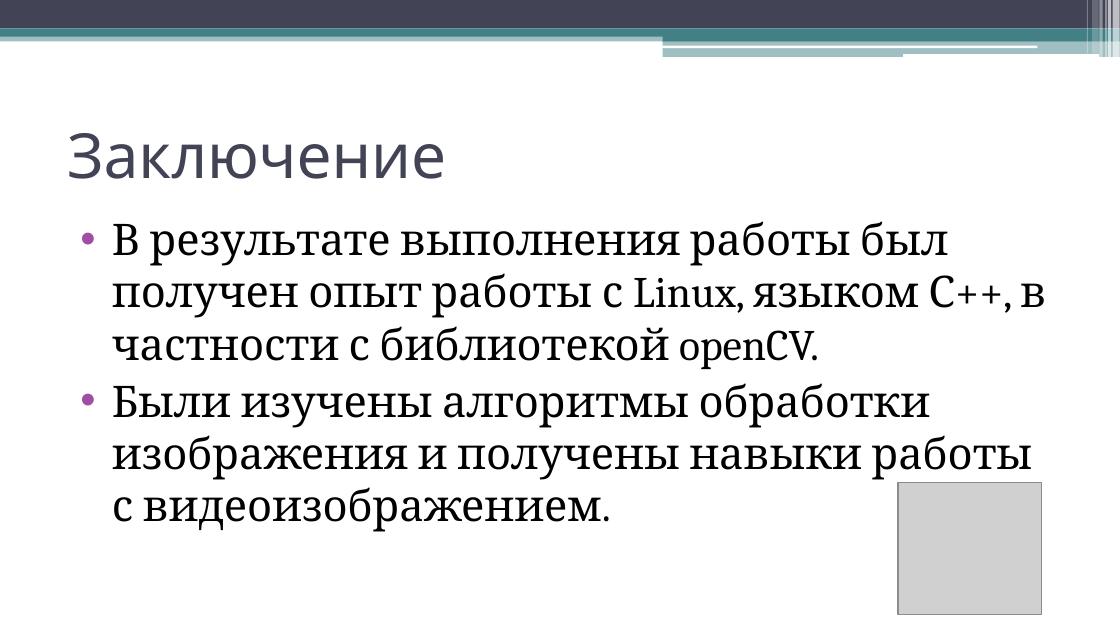
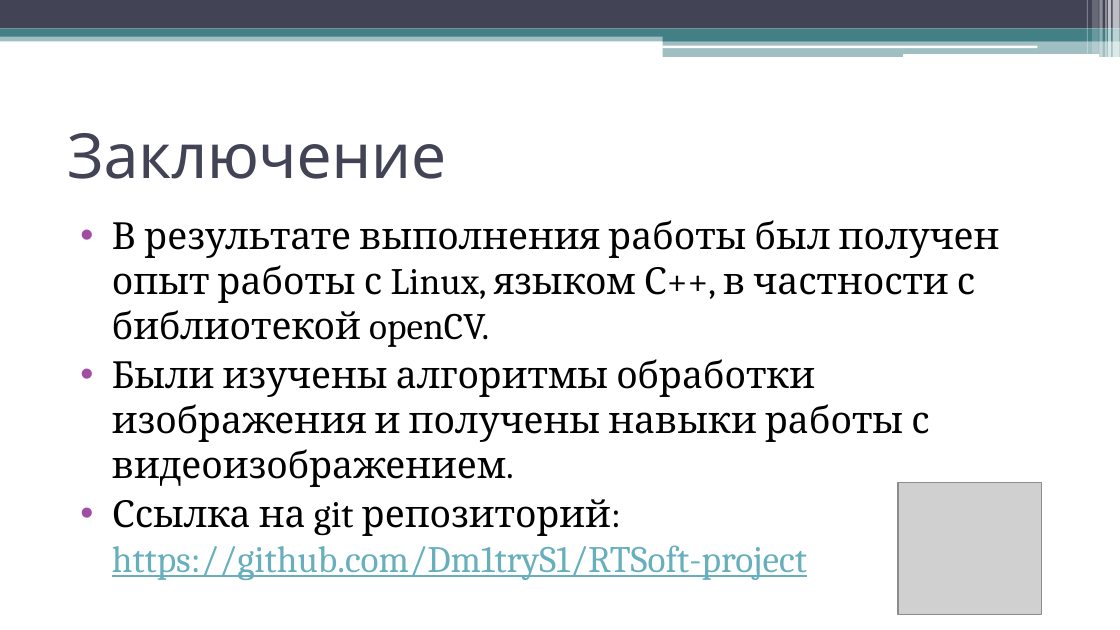
Before and after one commit to Dm1tryS1/RTSoft-project, a slide deck: slide 9 of Presentation.pptx. Drawn at 1120x630 pixels with LibreOffice and Linux fonts; fonts in the diff are those of the drawing; grey boxes stand for pictures. Boxes give left, top, right and bottom in pixels: in the first picture for what was removed or moved away, otherwise in the second. Text is boxed around its words. In the diff, an @@ line names an element or a change of style, - is before the commit and + after.

```diff
--- a/Presentation.pptx
+++ b/Presentation.pptx
@@ text at (112,220,1000,487): size 28 to 24 pt in "В результате выполнения работы был получен опыт ...", "Были изучены алгоритмы обработки изображения и получены ..." @@
@@ text at (112,499,807,580): paragraph added @@
+• Ссылка на git репозиторий: https://github.com/Dm1tryS1/RTSoft-project
```
Also in this commit, not shown: 3 other slides changed.
